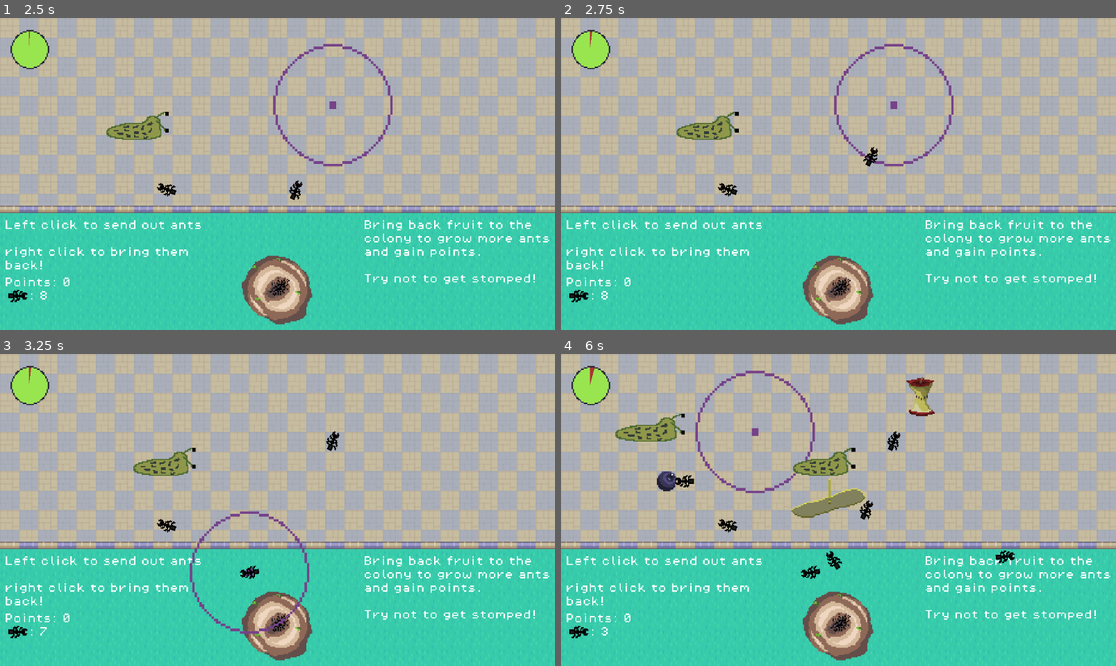
Above: before the commit, frames 1-4 (two rows, left to right).
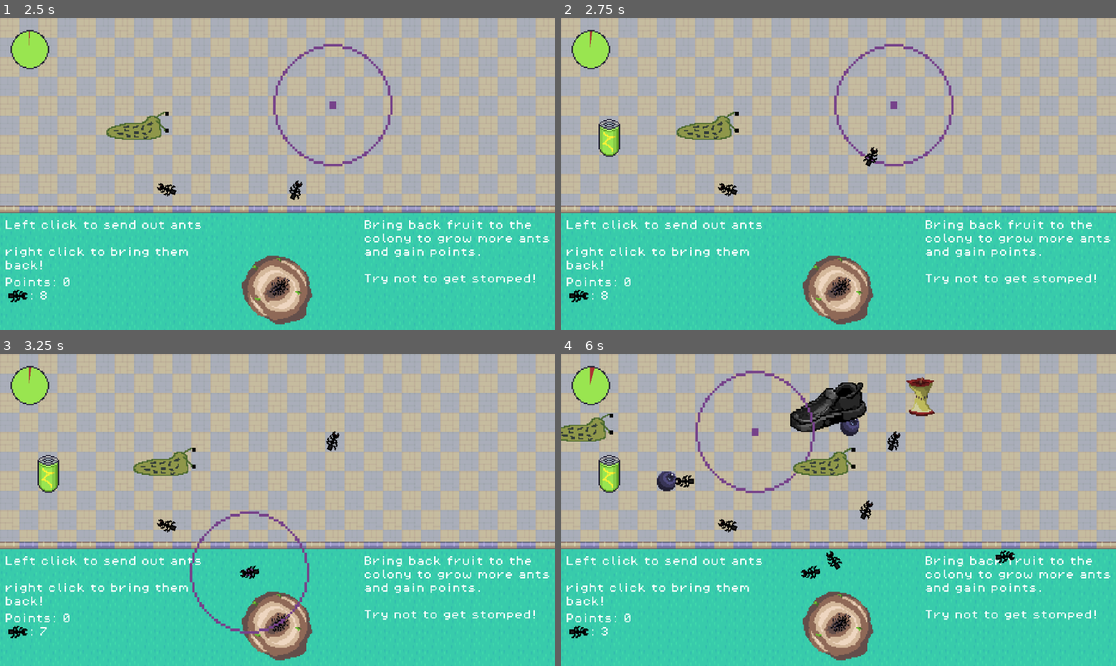
Above: after the commit, the same moments.

Repository: kiankiko9999/KDS-Ants
Game: Godot game, scene res://Scenes/MainMenu.tscn
Two runs of this game, one before a commit and one after it. Both use one fixed random seed, a clock stepped at 60 frames per second and the inputs below. Sound files missing from this copy of the repository are replaced by a short silence.
Inputs (mouse positions are in pixels of both pictures, inside the frame that each line leads up to):
- Up to frame 1 (2.5 s): tap Enter at 0.5, 1.25, 2 s; move the mouse to (144, 227) at 0.52 s; click (144, 227) at 0.67 s; move the mouse to (166, 189) at 1.27 s; click (166, 189) at 1.42 s; move the mouse to (333, 105) at 2.02 s; click (333, 105) at 2.17 s
- Up to frame 2 (2.75 s): no input
- Up to frame 3 (3.25 s): tap Enter at 2.75 s; move the mouse to (249, 572) at 2.77 s; click (249, 572) at 2.92 s
- Up to frame 4 (6 s): tap Enter at 3.5, 4.25 s; move the mouse to (1005, 556) at 3.52 s; click (1005, 556) at 3.67 s; move the mouse to (672, 463) at 4.27 s; click (672, 463) at 4.42 s; move the mouse to (866, 510) at 5.02 s; click (866, 510) at 5.17 s; move the mouse to (755, 432) at 5.77 s; click (755, 432) at 5.92 s

Frame 1 is identical in both runs. In frame 2, 0.4% of the frame differs, in the area x 6-11%, y 32-45%; in frame 3, 0.4%; in frame 4, 3.7%, in the area x 0-56%, y 9-53%.

Commit message:
Energy Drink buff wroking

Diff:
--- a/kds-project-1/Scenes/BaseScene.tscn
+++ b/kds-project-1/Scenes/BaseScene.tscn
@@ -1,9 +1,10 @@
 [gd_scene format=4 uid="uid://drebd6j1to7yo"]
 
-[ext_resource type="Script" path="res://Scripts/base_scene.gd" id="1_eumj5"]
+[ext_resource type="Script" uid="uid://ta176fmat7qs" path="res://Scripts/base_scene.gd" id="1_eumj5"]
 [ext_resource type="TileSet" uid="uid://chd654wmf23aa" path="res://Assets/Tilemaps/RPG Urban Kit .tres" id="1_yga4i"]
 [ext_resource type="PackedScene" uid="uid://bqbu2wmib8ojy" path="res://Scenes/ant_controller.tscn" id="2_ufl4h"]
-[ext_resource type="PackedScene" uid="uid://dpeo4lp5lur0e" path="res://Scenes/Instructions.tscn" id="6_56e3h"]
+[ext_resource type="PackedScene" uid="uid://hs3h540jwxp2" path="res://Scenes/Energy Drink.tscn" id="5_orcbb"]
+[ext_resource type="PackedScene" path="res://Scenes/Instructions.tscn" id="6_56e3h"]
 [ext_resource type="PackedScene" uid="uid://dke0id8kxi5ql" path="res://Scenes/game_controller.tscn" id="7_56e3h"]
 [ext_resource type="Texture2D" uid="uid://d3jbeixi1h8wu" path="res://Assets/Sprites/Animations/Antimation.png" id="7_eumj5"]
 [ext_resource type="PackedScene" uid="uid://dcpa1ri03l7kl" path="res://Scenes/Sluggy.tscn" id="8_eumj5"]
@@ -41,6 +42,7 @@
 position = Vector2(232, -70)
 
 [node name="Node2D" parent="." unique_id=2005130439 instance=ExtResource("7_56e3h")]
+energyDrink = ExtResource("5_orcbb")
 
 [node name="Node2D2" parent="." unique_id=1359435645 instance=ExtResource("6_56e3h")]
 position = Vector2(4, -94)
--- /dev/null
+++ b/kds-project-1/Scenes/Energy Drink.tscn
@@ -0,0 +1,28 @@
+[gd_scene format=3 uid="uid://hs3h540jwxp2"]
+
+[ext_resource type="Script" uid="uid://b72221n5063w" path="res://Scripts/Fruit.gd" id="1_dv7gh"]
+[ext_resource type="Texture2D" uid="uid://b3uvpe5pm2a04" path="res://Assets/Sprites/ZBoost.png" id="1_wq1ss"]
+[ext_resource type="AudioStream" uid="uid://qu6qoqulm3yo" path="res://Assets/Audio/collect2_ArcadeSoundFXPreviews_DanielJohnston.wav" id="2_dv7gh"]
+
+[sub_resource type="RectangleShape2D" id="RectangleShape2D_usam7"]
+size = Vector2(20, 33)
+
+[node name="Area2D" type="Area2D" unique_id=584575149]
+collision_mask = 3
+script = ExtResource("1_dv7gh")
+weight = 4
+ants_to_spawn = 0
+attach_radius = 15.0
+energyDrink = true
+
+[node name="CollisionShape2D" type="CollisionShape2D" parent="." unique_id=1066962747]
+position = Vector2(0, 0.5)
+shape = SubResource("RectangleShape2D_usam7")
+
+[node name="Sprite2D" type="Sprite2D" parent="." unique_id=58679826]
+texture = ExtResource("1_wq1ss")
+
+[node name="FruitPickupAudio" type="AudioStreamPlayer" parent="." unique_id=2002947716]
+stream = ExtResource("2_dv7gh")
+
+[connection signal="body_entered" from="." to="." method="_on_body_entered"]
--- a/kds-project-1/Scripts/Fruit.gd
+++ b/kds-project-1/Scripts/Fruit.gd
@@ -4,7 +4,9 @@
 @export var ants_to_spawn: int = 67
 @export var attach_radius: float = 20.0
 @export var radioactive: bool = false
+@export var energyDrink: bool = false
 @onready var fruitPickupAudio = $FruitPickupAudio
+@onready var speedMultiplier: float
 
 var size
 var attached_ants: Array = []
@@ -34,12 +36,18 @@
 		deliver()
 		return
 	var velocity = direction.normalized() * 60.0
-	global_position += velocity * delta
+
+	speedMultiplier = 0
+
 	for ant in attached_ants:
 		if is_instance_valid(ant):
 			var slot = _get_slot_position(attached_ants.find(ant))
 			ant.global_position = slot
 			ant.rotation = (global_position - ant.global_position).angle() + PI / 2
+			speedMultiplier += ant.speedMultiplier
+
+	speedMultiplier = speedMultiplier / attached_ants.size()
+	global_position += speedMultiplier * velocity * delta
 
 func try_attach(ant) -> bool:
 	if weight <= 0:
@@ -87,6 +95,9 @@
 		if radioactive == true:
 			controller.antLives += 1
 
+		if energyDrink == true:
+			controller.speedMultiplier += 0.1
+
 
 		remove_child(fruitPickupAudio)
 		get_tree().root.add_child(fruitPickupAudio)
--- a/kds-project-1/Scripts/ant.gd
+++ b/kds-project-1/Scripts/ant.gd
@@ -7,6 +7,7 @@
 var returning: bool = false
 var moving: bool = false
 var lives: int
+var speedMultiplier: float = 1
 
 @export var attached_fruit = null
 @onready var animated_sprite = $AnimatedSprite2D
@@ -24,7 +25,7 @@
 		moving = false
 		return
 
-	velocity = direction.normalized() * speed
+	velocity = direction.normalized() * speed * speedMultiplier
 	rotation = direction.normalized().angle() + PI / 2
 	move_and_slide()
 
--- a/kds-project-1/Scripts/ant_controller.gd
+++ b/kds-project-1/Scripts/ant_controller.gd
@@ -10,6 +10,8 @@
 var ants_in_nest: int = 10  # Starting ants in the nest
 var points: int = 0
 var antLives: int
+var energyDrinkActive: bool = false
+var speedMultiplier = 1
 
 func _process(delta):
 	if not is_inside_tree():
@@ -51,6 +53,7 @@
 	ants_in_nest -= 1
 	print("Ant sent! Ants remaining in nest: ", ants_in_nest)
 	ant.lives = antLives
+	ant.speedMultiplier = speedMultiplier
 
 func _recall_ants_near(click_pos: Vector2):
 	for ant in get_parent().get_children():
--- a/kds-project-1/Scripts/game_controller.gd
+++ b/kds-project-1/Scripts/game_controller.gd
@@ -5,6 +5,7 @@
 @export var blueberry: PackedScene
 @export var appleCore: PackedScene
 @export var radioactiveLiquid: PackedScene
+@export var energyDrink: PackedScene
 @export var sluggy: PackedScene
 
 
@@ -14,8 +15,9 @@
 @export var attackRate = 0.3
 @export var appleSpawnRate = 0.1
 @export var blueberrySpawnRate = 0.2
-@export var radioactiveLiquidSpawnRate = 0.2
+@export var radioactiveLiquidSpawnRate = 0.05
 @export var sluggySpawnRate = 0.1
+@export var energyDrinkSpawnRate = 0.05
 
 @onready var spawnTimer = $Timer
 
@@ -36,6 +38,8 @@
 		spawnRadioactiveLiquid()
 	if gameOn and randf() < sluggySpawnRate:
 		spawnSluggy()
+	if gameOn and randf() < energyDrinkSpawnRate:
+		spawnEnergyDrink()
 
 func spawnShoe():
 	#print("It Works")
@@ -70,6 +74,13 @@
 	instanceRadioactiveLiquid.position = Vector2(rand_x, rand_y)
 	add_child(instanceRadioactiveLiquid)
 
+func spawnEnergyDrink():
+	var instanceEnergyDrink = energyDrink.instantiate()
+	var rand_x = randf_range(16, 448)
+	var rand_y = randf_range(-240, -112)
+	instanceEnergyDrink.position = Vector2(rand_x, rand_y)
+	add_child(instanceEnergyDrink)
+
 func spawnSluggy():
 	var instanceSluggy = sluggy.instantiate()
 	var rand_y = randf_range(-240, -112)
